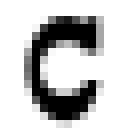
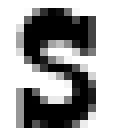
Layered file, before and after one edit (128px x 128px). Changes by layer:
renamed "C" to "S", painted on it over [16, 8, 104, 128]
